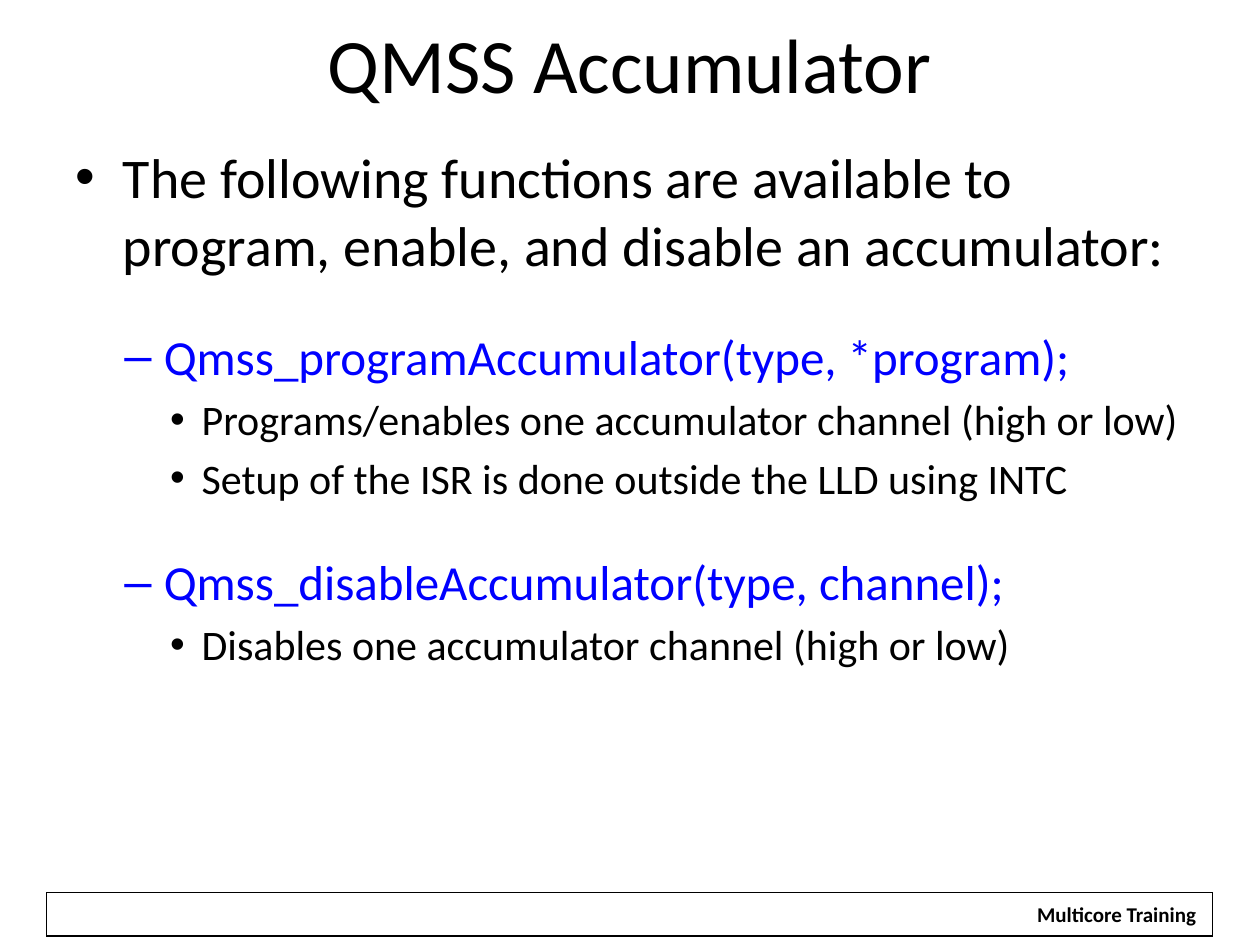
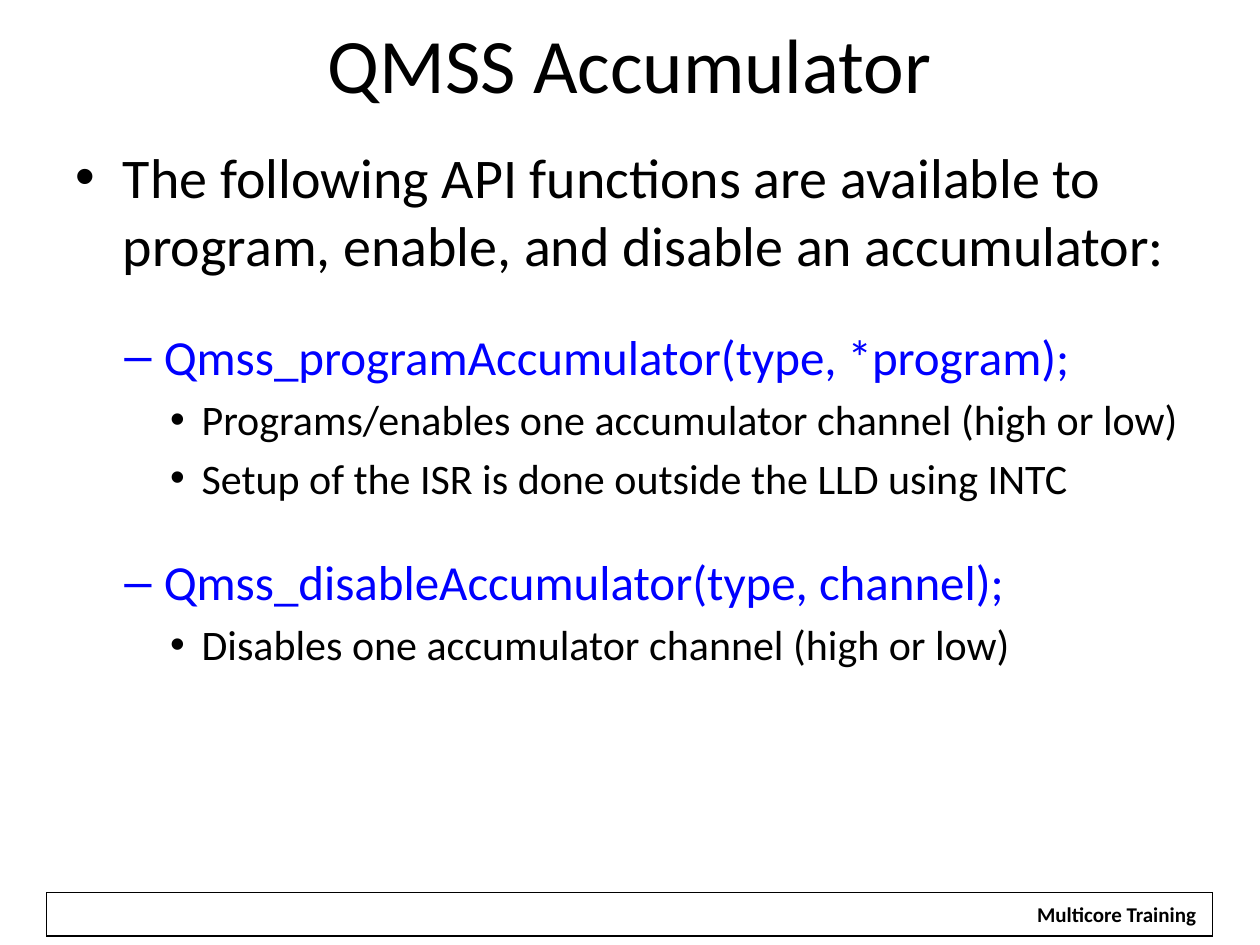
Before and after one commit to hari1989/keystone-workshop, a slide deck: slide 35 of slides/Intro to Multicore Navigator.pptx (slide 34 before the commit). Drawn at 1260x945 pixels with LibreOffice and Linux fonts; fonts in the diff are those of the drawing; background and template pictures are left out. Boxes give left, top, right and bottom in pixels: in the first picture for what was removed or moved away, otherwise in the second. Text is boxed around its words. In the diff, an @@ line names an element or a change of style, - is before the commit and + after.

```diff
--- a/slides/Intro to Multicore Navigator.pptx
+++ b/slides/Intro to Multicore Navigator.pptx
@@ text at bbox=[123, 159, 1164, 276]: text changed @@
-• The following functions are available to program, enable, and disable an accumulator:
+• The following API functions are available to program, enable, and disable an accumulator:
```
Also in this commit, not shown: 30 other slides changed, 1 slide added, 5 other files.
